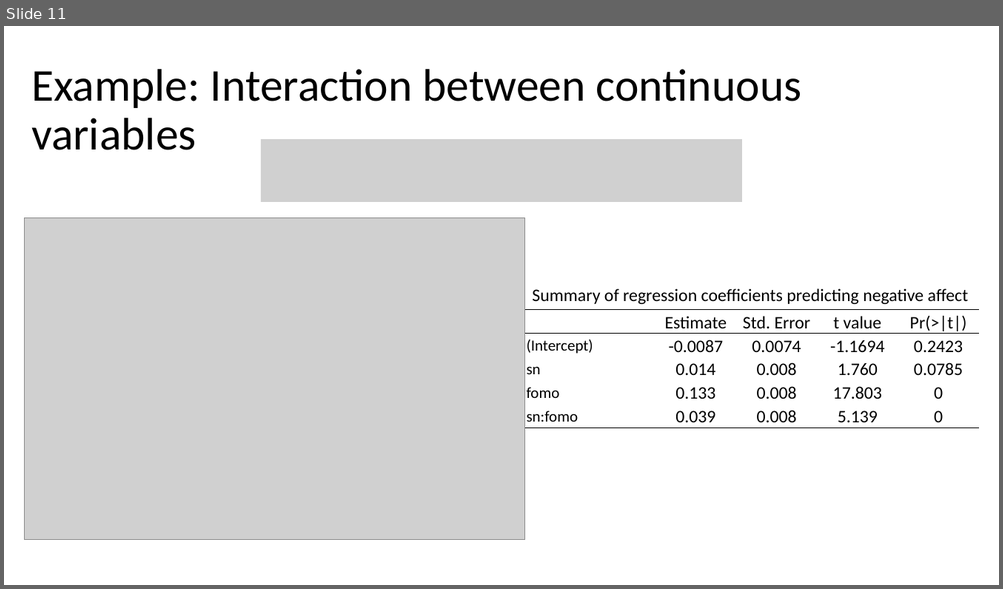
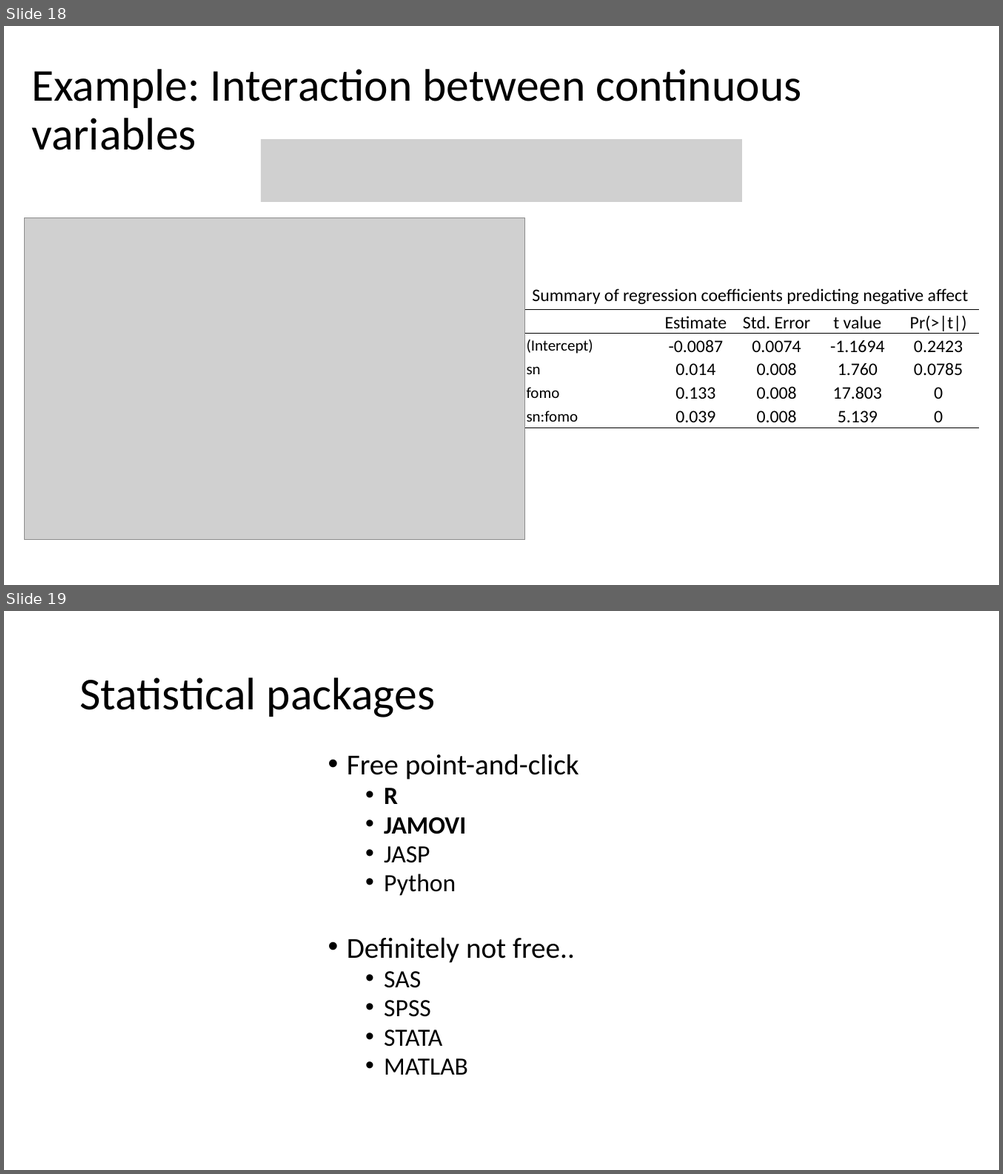
Before and after one commit to haututu/regressionLectures, a slide deck: regression_l1.pptx. Shown one above the other, each under a label of ours: slide 11 before the commit, slides 18 and 19 after it. The pictures are 1003x589 and 1003x1174 pixels, drawn with LibreOffice and Linux fonts; fonts in the diff are those of the drawing; grey boxes stand for pictures. Boxes give left, top, right and bottom in pixels: in the first picture for what was removed or moved away, otherwise in the second. Text is boxed around its words. In the diff, an @@ line names an element or a change of style, - is before the commit and + after.

```diff
--- a/regression_l1.pptx
+++ b/regression_l1.pptx
@@ slide 19 added at bbox=[4, 611, 999, 1170], background #FFFFFF @@
@@ title added at bbox=[79, 678, 435, 718], 44 pt, text #000000 @@
+Statistical packages
@@ text added at bbox=[347, 754, 579, 1075], 28 pt, text #000000 @@
+• Free point-and-click
+  • R
+  • JAMOVI
+  • JASP
+  • Python
+• Definitely not free..
+  • SAS
+  • SPSS
+  • STATA
+  • MATLAB
@@ what was slide 11 is now slide 18 @@
```
Also in this commit, not shown: 6 slides changed, 19 other slides added, 1 slide removed, 14 other files.
